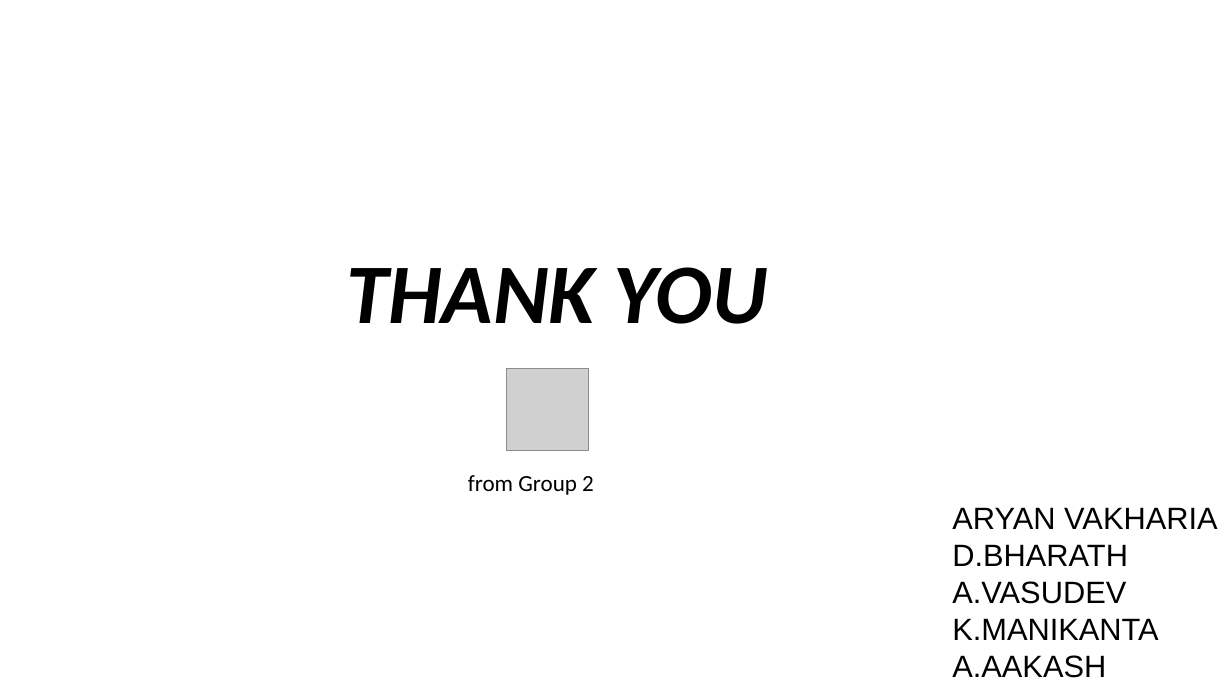
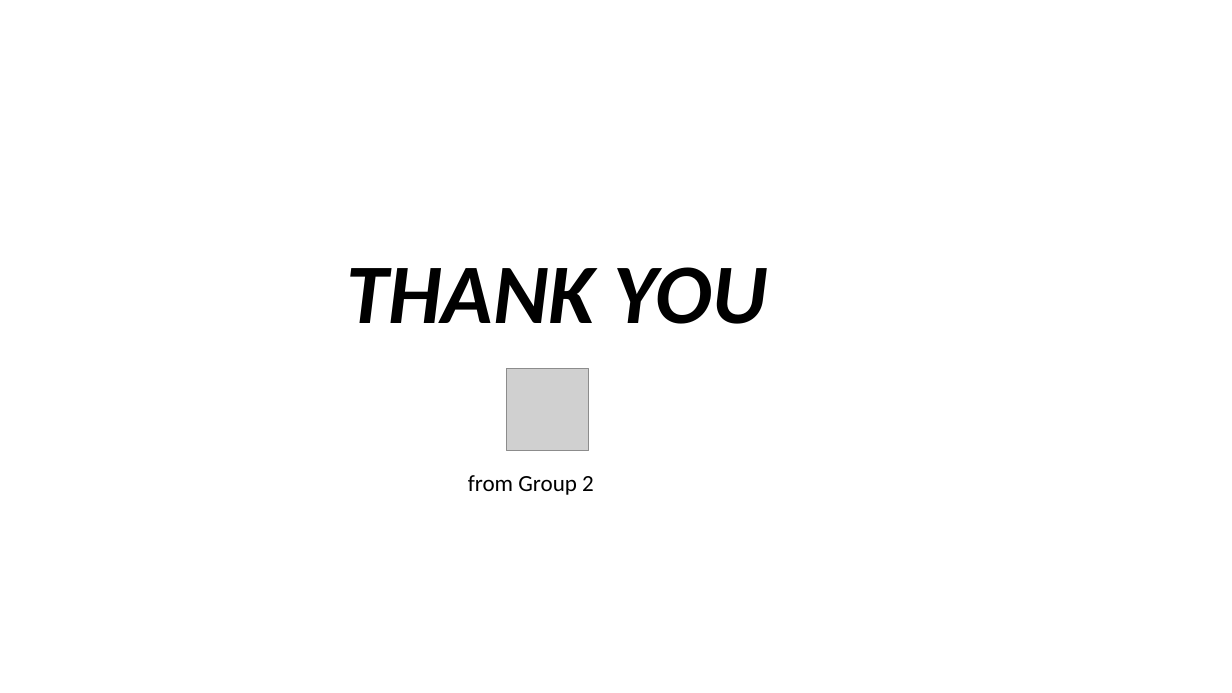
Before and after one commit to adepu93/Classification-Credit-Risk-prediction-, a slide deck: slide 36 of Presentation1.pptx. Drawn at 1232x693 pixels with LibreOffice and Linux fonts; fonts in the diff are those of the drawing; grey boxes stand for pictures; background and template pictures are left out. Boxes give left, top, right and bottom in pixels: in the first picture for what was removed or moved away, otherwise in the second. Text is boxed around its words. In the diff, an @@ line names an element or a change of style, - is before the commit and + after.

```diff
--- a/Presentation1.pptx
+++ b/Presentation1.pptx
@@ text removed at (952,507,1217,678) @@
-ARYAN VAKHARIA
-D.BHARATH
-A.VASUDEV
-K.MANIKANTA
-A.AAKASH
```
Also in this commit, not shown: 4 other slides changed.
